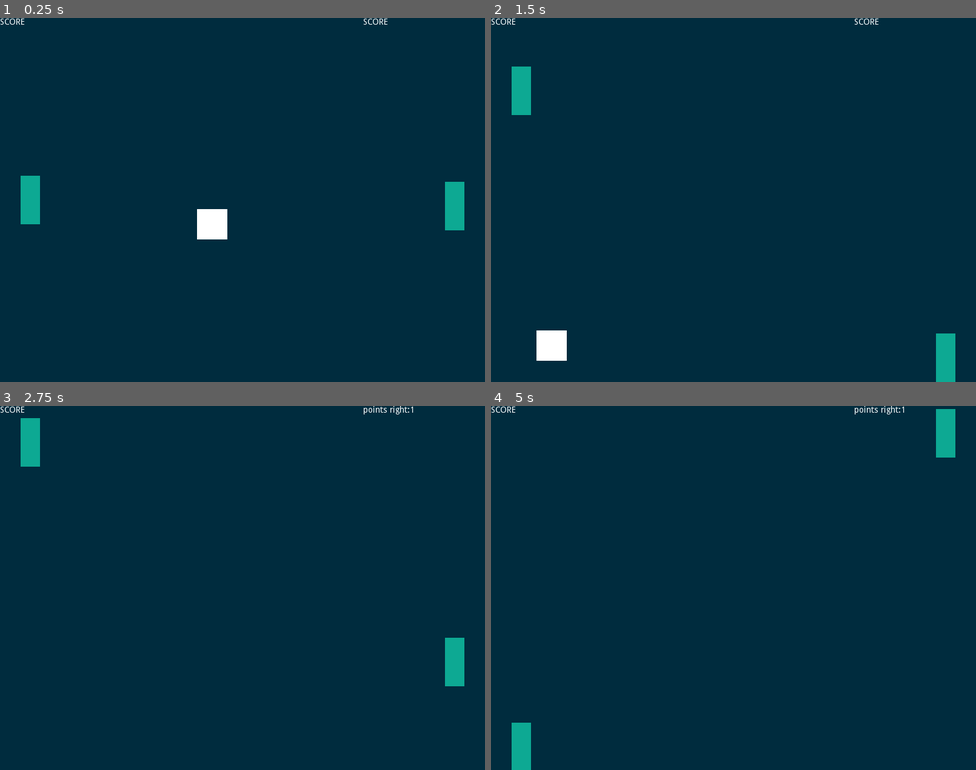
Above: before the commit, frames 1-4 (two rows, left to right).
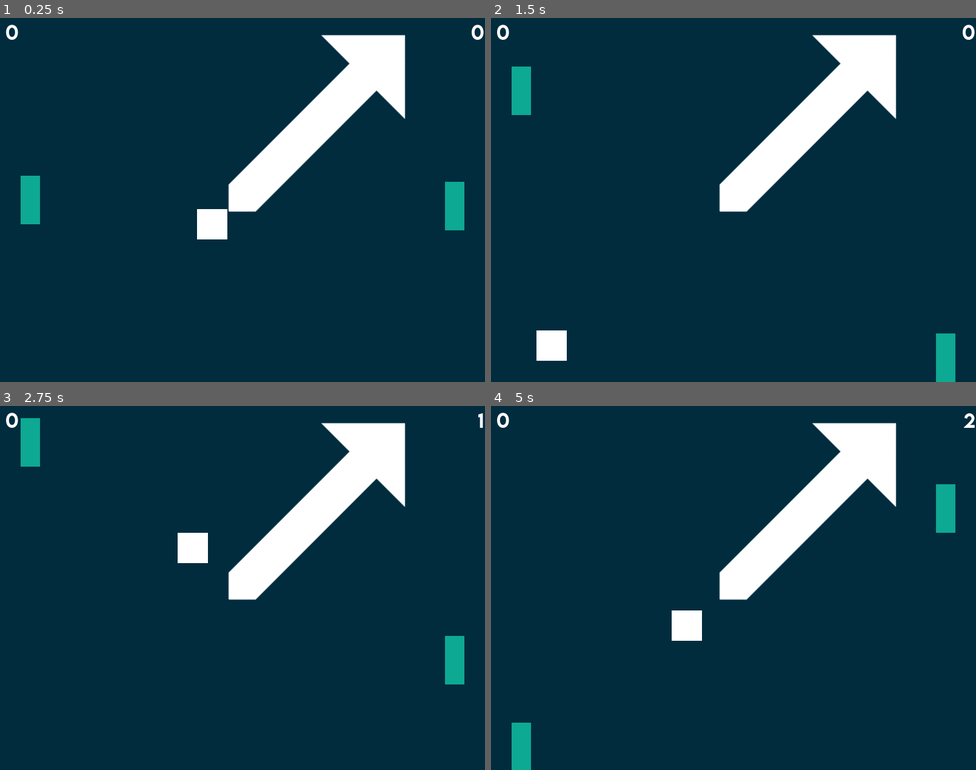
Above: after the commit, the same moments.

Repository: CesarHMR/pong-game
Game: Godot game, scene res://Assets/Scenes/MainScene.tscn
Same seed, same stepped clock (60 frames per second), same inputs: the game is played once before the commit and once after it.
Inputs:
- Up to frame 1 (0.25 s): no input
- Up to frame 2 (1.5 s): hold Up (ui_up) 0.53-1.28 s; hold Down (ui_down) from 1.28 s (still down)
- Up to frame 3 (2.75 s): release Down (ui_down) at 2.03 s; hold Up (ui_up) from 2.03 s (still down)
- Up to frame 4 (5 s): release Up (ui_up) at 3.53 s; hold Down (ui_down) from 3.53 s (still down)

The runs differ from the first frame. In frame 1, 6.3% of the frame differs, in the area x 0-100%, y 0-54%; in frame 2, 6.3%; in frame 3, 6.8%; in frame 4, 7.9%, in the area x 0-100%, y 0-65%.

Commit message:
New font, arrow sprite

Diff:
--- a/Assets/Scenes/MainScene.tscn
+++ b/Assets/Scenes/MainScene.tscn
@@ -1,9 +1,19 @@
-[gd_scene load_steps=8 format=2]
+[gd_scene load_steps=12 format=2]
 
 [ext_resource path="res://Assets/Prefabs/Player.tscn" type="PackedScene" id=1]
 [ext_resource path="res://Assets/Prefabs/Oponnent.tscn" type="PackedScene" id=2]
 [ext_resource path="res://Assets/Prefabs/Ball.tscn" type="PackedScene" id=3]
 [ext_resource path="res://Assets/Scripts/GameManager.gd" type="Script" id=4]
+[ext_resource path="res://Assets/Fonts/LEMONMILK-Medium.otf" type="DynamicFontData" id=5]
+[ext_resource path="res://Assets/Sprites/arrow_pong.png" type="Texture" id=6]
+
+[sub_resource type="DynamicFont" id=4]
+size = 30
+font_data = ExtResource( 5 )
+
+[sub_resource type="DynamicFont" id=5]
+size = 30
+font_data = ExtResource( 5 )
 
 [sub_resource type="GDScript" id=3]
 script/source = "extends Area2D
@@ -19,7 +29,7 @@
 "
 
 [sub_resource type="RectangleShape2D" id=2]
-extents = Vector2( 300, 10 )
+extents = Vector2( 357, 10 )
 
 [sub_resource type="RectangleShape2D" id=1]
 extents = Vector2( 400, 10 )
@@ -35,8 +45,33 @@
 "_edit_use_anchors_": false
 }
 
+[node name="TextLeft" type="Label" parent="."]
+margin_left = 9.0
+margin_top = 3.0
+margin_right = 204.0
+margin_bottom = 44.0
+custom_fonts/font = SubResource( 4 )
+text = "0"
+uppercase = true
+__meta__ = {
+"_edit_use_anchors_": false
+}
+
+[node name="TextRight" type="Label" parent="."]
+margin_left = 4.0
+margin_top = 3.0
+margin_right = 799.0
+margin_bottom = 53.0
+custom_fonts/font = SubResource( 5 )
+text = "0"
+align = 2
+uppercase = true
+__meta__ = {
+"_edit_use_anchors_": false
+}
+
 [node name="GoalRight" type="Area2D" parent="."]
-position = Vector2( 810, 300 )
+position = Vector2( 910, 300 )
 rotation = -1.5708
 script = SubResource( 3 )
 
@@ -44,7 +79,7 @@
 shape = SubResource( 2 )
 
 [node name="GoalLeft" type="Area2D" parent="."]
-position = Vector2( -10, 300 )
+position = Vector2( -100, 300 )
 rotation = 1.5708
 
 [node name="CollisionShape2D" type="CollisionShape2D" parent="GoalLeft"]
@@ -72,22 +107,11 @@
 [node name="Ball" parent="." instance=ExtResource( 3 )]
 position = Vector2( 400, 300 )
 
-[node name="TextRight" type="Label" parent="."]
-margin_left = 599.0
-margin_right = 799.0
-margin_bottom = 50.0
-text = "SCORE"
-__meta__ = {
-"_edit_use_anchors_": false
-}
-
-[node name="TextLeft" type="Label" parent="."]
-margin_right = 200.0
-margin_bottom = 50.0
-text = "SCORE"
-__meta__ = {
-"_edit_use_anchors_": false
-}
+[node name="ArrowPong" type="Sprite" parent="."]
+position = Vector2( 732, 316 )
+rotation = 0.785398
+texture = ExtResource( 6 )
+offset = Vector2( -248.515, 47.5532 )
 
 [connection signal="body_entered" from="GoalRight" to="." method="_on_GoalRight_body_entered"]
 [connection signal="body_entered" from="GoalLeft" to="." method="_on_GoalLeft_body_entered"]
--- a/Assets/Scripts/Ball.gd
+++ b/Assets/Scripts/Ball.gd
@@ -12,4 +12,4 @@
 	var collision = move_and_collide(velocity * speed * delta)
 	if collision:
 		velocity = velocity.bounce(collision.normal)
-		#speed += 20
+		speed += 5
--- a/Assets/Scripts/GameManager.gd
+++ b/Assets/Scripts/GameManager.gd
@@ -1,20 +1,26 @@
 extends Node
+var ball
+var leftText
+var rightText
 
-var pointsLeft = 0
-var pointsRight = 0
-
-var leftText = 0
-var rightText = 0
+var pointsLeft := 0
+var pointsRight := 0
 
 func _ready() -> void:
+	ball = $Ball
 	leftText = $TextLeft
 	rightText = $TextRight
 
 func _on_GoalRight_body_entered(body):
 	pointsLeft += 1
-	print("points left:" + str(pointsLeft))
-	leftText.text = "points right:" + str(pointsRight)
+	leftText.text = str(pointsLeft)
+	ResetGame()
 
 func _on_GoalLeft_body_entered(body):
 	pointsRight += 1
-	rightText.text = "points right:" + str(pointsRight)
+	rightText.text = str(pointsRight)
+	ResetGame()
+
+func ResetGame():
+	ball.position = Vector2(400,300)
+	pass
Binary file added: Assets/Fonts/LEMONMILK-Medium.otf
Binary file added: Assets/Scripts/arrow_pong.png
Not shown, added: Assets/Scripts/arrow_pong.png.import
Binary file added: Assets/Sprites/arrow_pong.png
Not shown, added: Assets/Sprites/arrow_pong.png.import
